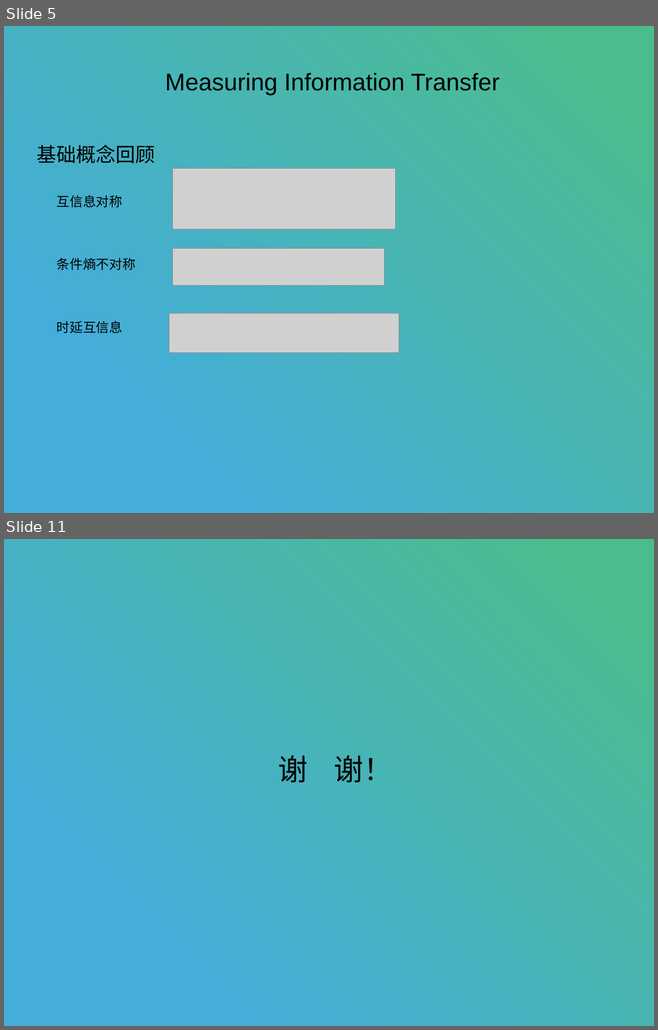
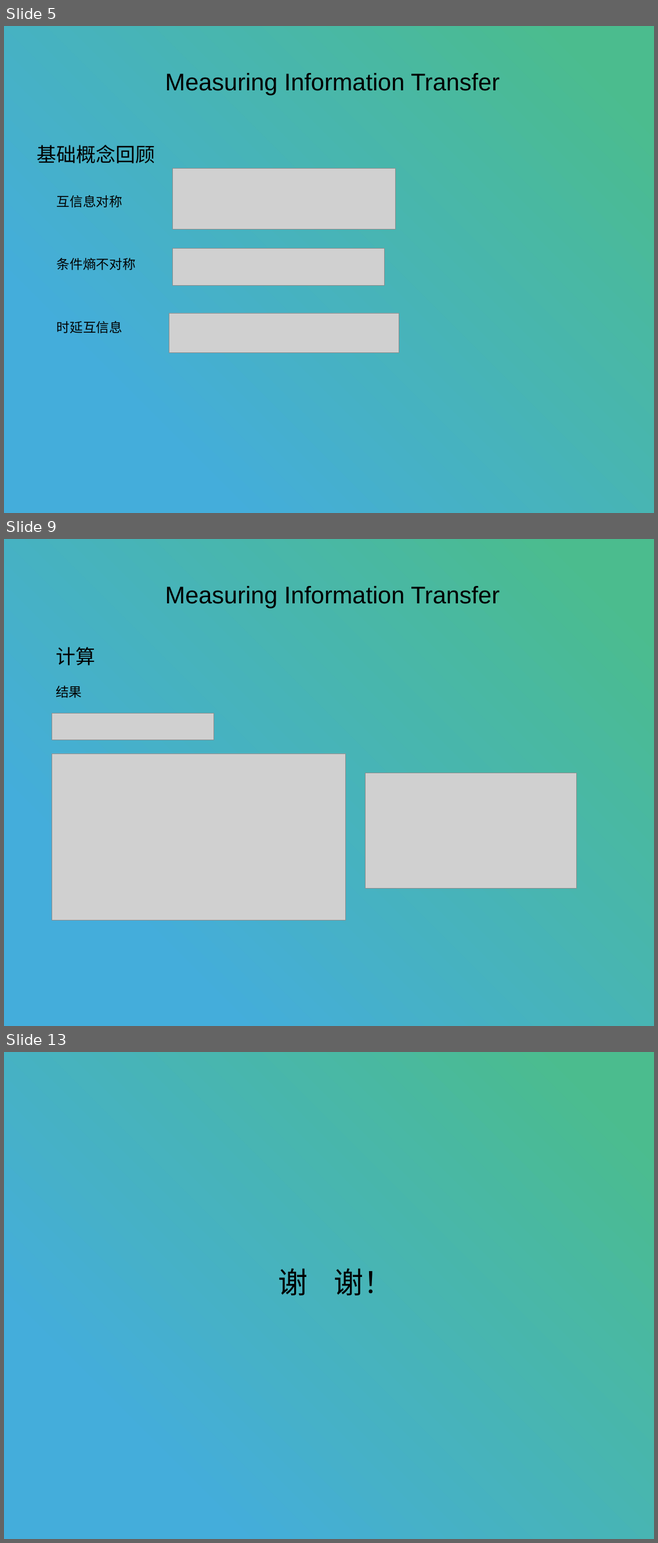
Before and after one commit to stan12138/daily, a slide deck: 转移熵.pptx. Shown one above the other, each under a label of ours: slides 5 and 11 before the commit, slides 5, 9 and 13 after it; the slides between them are not shown. The pictures are 658x1030 and 658x1543 pixels, drawn with LibreOffice and Linux fonts; fonts in the diff are those of the drawing; grey boxes stand for pictures. Boxes give left, top, right and bottom in pixels: in the first picture for what was removed or moved away, otherwise in the second. Text is boxed around its words. In the diff, an @@ line names an element or a change of style, - is before the commit and + after.

```diff
--- a/转移熵.pptx
+++ b/转移熵.pptx
@@ slide 9 added at [4, 539, 654, 1026], background #FFFFFF; not listed: 1 template element that a slide beside it also shows @@
@@ text added at [165, 586, 499, 608], 44 pt, text #000000 @@
+Measuring Information Transfer
@@ text added at [56, 647, 95, 698], 36 pt, text #000000 @@
+计算
+结果
@@ picture added at [52, 714, 213, 740] @@
@@ picture added at [52, 754, 346, 920] @@
@@ picture added at [365, 773, 576, 888] @@
@@ what was slide 11 is now slide 13 @@
```
Also in this commit, not shown: 6 slides changed, 1 other slide added, 11 other files.
